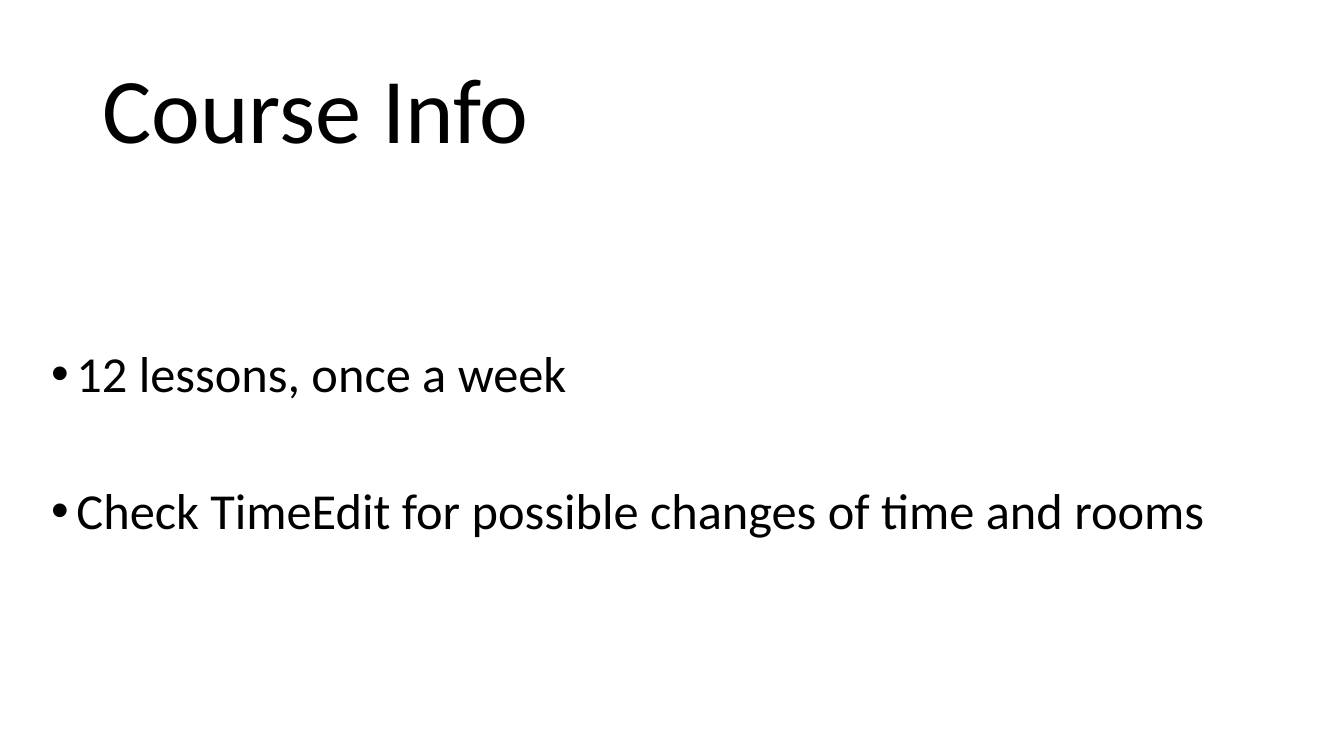
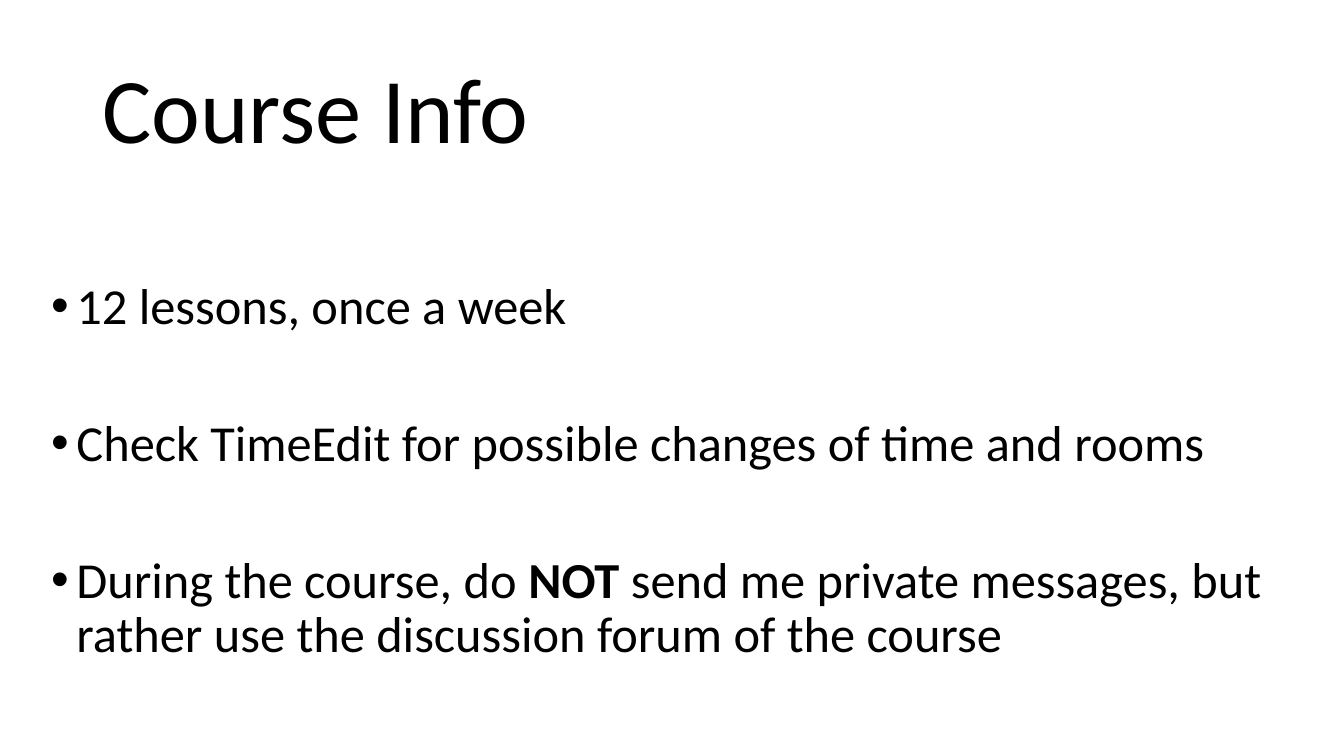
Before and after one commit to arcuri82/testing_security_development_enterprise_systems, a slide deck: slide 2 of doc/advanced/slides/lesson_01_intro.pptx. Drawn at 1344x756 pixels with LibreOffice and Linux fonts; fonts in the diff are those of the drawing. Boxes give left, top, right and bottom in pixels: in the first picture for what was removed or moved away, otherwise in the second. Text is boxed around its words. In the diff, an @@ line names an element or a change of style, - is before the commit and + after.

```diff
--- a/doc/advanced/slides/lesson_01_intro.pptx
+++ b/doc/advanced/slides/lesson_01_intro.pptx
@@ text at (x1=76, y1=563, x2=1261, y2=653): paragraph added @@
+• During the course, do NOT send me private messages, but rather use the discussion forum of the course
```
Also in this commit, not shown: 1 other slide changed, 1 other file.
